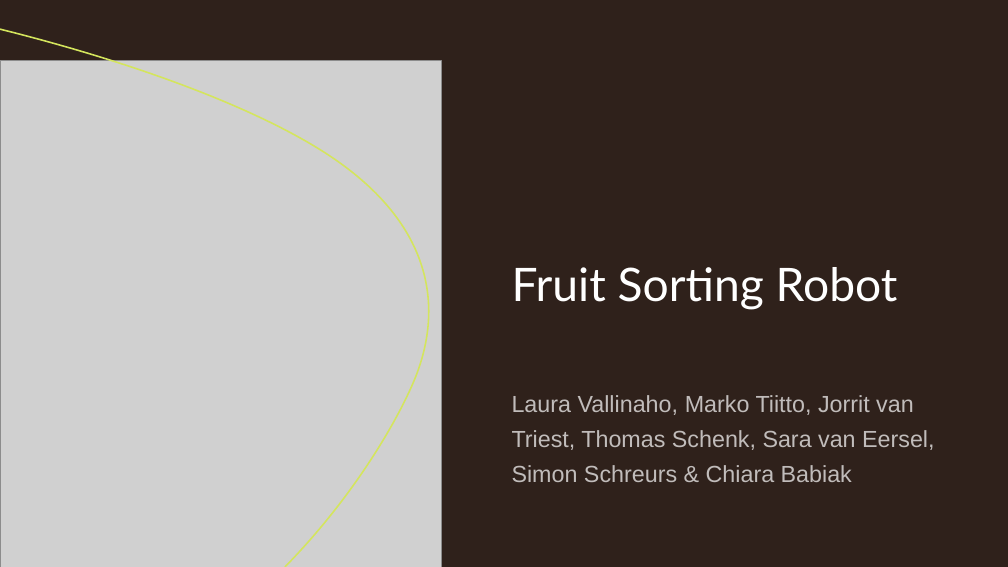
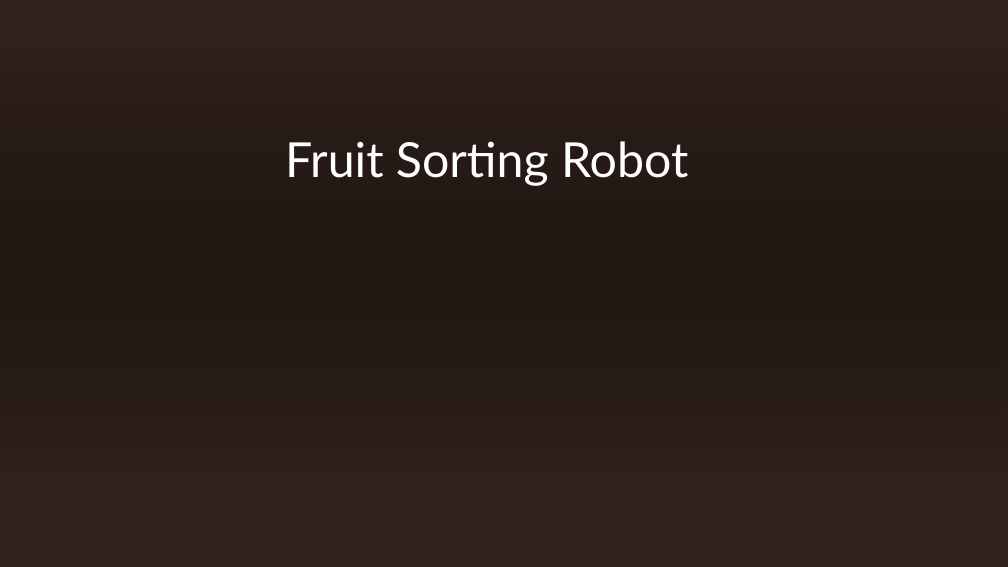
Before and after one commit to CursingThomas/ROBOT_GROUP2, a slide deck: slide 1 of Documentation/Presentations/Demo9May.pptx. Drawn at 1008x567 pixels with LibreOffice and Linux fonts; fonts in the diff are those of the drawing; grey boxes stand for pictures; background and template pictures are left out. Boxes give left, top, right and bottom in pixels: in the first picture for what was removed or moved away, otherwise in the second. Text is boxed around its words. In the diff, an @@ line names an element or a change of style, - is before the commit and + after.

Commit message:
Update presentation

```diff
--- a/Documentation/Presentations/Demo9May.pptx
+++ b/Documentation/Presentations/Demo9May.pptx
@@ freeform shape removed at (x1=0, y1=29, x2=429, y2=567) @@
@@ title "Fruit Sorting Robot" moved from (x1=512, y1=267, x2=898, y2=310) to (x1=285, y1=141, x2=688, y2=186) @@
@@ title "Fruit Sorting Robot" at (x1=285, y1=141, x2=688, y2=186): size 44 to 46 pt; alignment left to centre @@
@@ rectangle added at (x1=0, y1=49, x2=1008, y2=467), fill gradient #000000 @@
@@ picture removed at (x1=0, y1=60, x2=441, y2=567) @@
@@ subtitle removed at (x1=512, y1=395, x2=934, y2=482) @@
-Laura Vallinaho, Marko Tiitto, Jorrit van Triest, Thomas Schenk, Sara van Eersel, Simon Schreurs & Chiara Babiak
```
Also in this commit, not shown: 2 other slides changed, 6 slides added, 2 slides removed.
